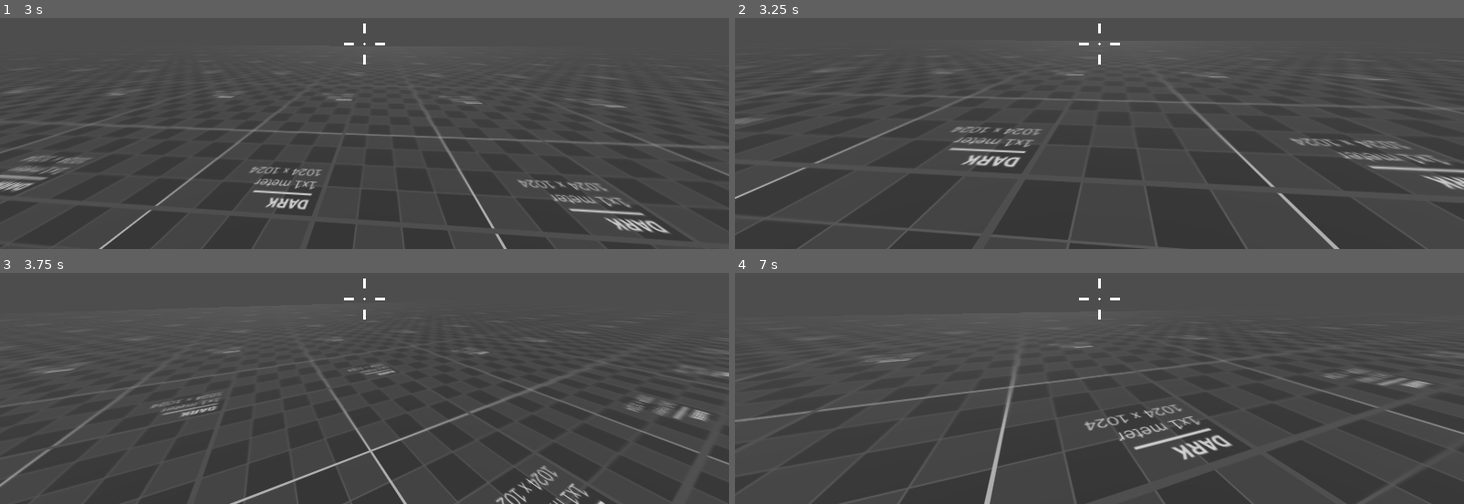
Above: before the commit, frames 1-4 (two rows, left to right).
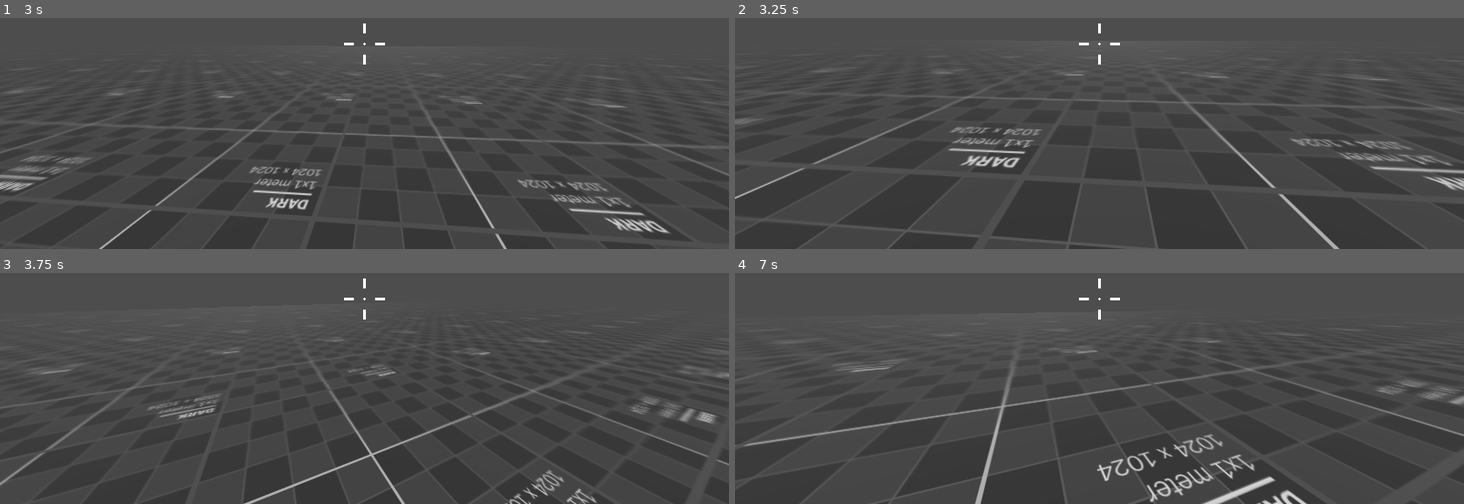
Above: after the commit, the same moments.

Repository: dairycultist/CityZoomer
Game: Godot game, scene res://level.tscn
Two runs of this game, one before a commit and one after it. Both use one fixed random seed, a clock stepped at 60 frames per second and the inputs below.
Inputs (mouse positions are in pixels of both pictures, inside the frame that each line leads up to):
- Up to frame 1 (3 s): tap Enter at 0.5 s; move the mouse to (400, 43) at 0.52 s; hold Space (jump) 0.53-1.28 s; hold W (walk_up) from 0.53 s (still down); move the mouse to (328, 45) at 1.27 s; click (328, 45) at 1.35 s; tap Space (jump) at 1.52, 1.55, 1.82 s; move the mouse to (379, 36) at 2.02 s; hold Space (jump) 2.03-2.78 s; move the mouse to (357, 50) at 2.77 s; click (357, 50) at 2.85 s
- Up to frame 2 (3.25 s): keep holding W (walk_up); tap Space (jump) at 3.02, 3.05 s
- Up to frame 3 (3.75 s): keep holding W (walk_up); tap Space (jump) at 3.32 s; move the mouse to (415, 303) at 3.52 s; hold Space (jump) from 3.53 s (still down)
- Up to frame 4 (7 s): move the mouse to (1041, 293) at 4.27 s; release Space (jump) at 4.28 s; click (1041, 293) at 4.35 s; tap Space (jump) at 4.52, 4.55, 4.82, 6.02, 6.05, 6.32 s; move the mouse to (1106, 298) at 5.02 s; hold Space (jump) 5.03-5.78 s; move the mouse to (1070, 291) at 5.77 s; release W (walk_up) at 5.78 s; hold D (walk_right) 5.78-6.53 s; click (1070, 291) at 5.85 s; move the mouse to (1135, 298) at 6.52 s; hold W (walk_up) from 6.53 s (still down); hold Space (jump) from 6.53 s (still down)

Frame 1 is identical in both runs. In frame 2, 0.6% of the frame differs, in the area x 9-100%, y 47-100%; in frame 3, 2.9%; in frame 4, 5.9%, in the area x 0-100%, y 24-100%.

Commit message:
Clean up

Diff:
--- a/level.tscn
+++ b/level.tscn
@@ -18,16 +18,15 @@
 ground_accel = 30.0
 air_accel = 18.0
 max_velocity = 3.0
-ground_friction = 15
 
-[node name="StaticBody3D" type="StaticBody3D" parent="."]
+[node name="Floor" type="StaticBody3D" parent="."]
 
-[node name="MeshInstance3D" type="MeshInstance3D" parent="StaticBody3D"]
+[node name="MeshInstance3D" type="MeshInstance3D" parent="Floor"]
 material_override = ExtResource("2_oi3di")
 mesh = SubResource("QuadMesh_qohg2")
 
-[node name="CollisionShape3D" type="CollisionShape3D" parent="StaticBody3D"]
+[node name="CollisionShape3D" type="CollisionShape3D" parent="Floor"]
 shape = SubResource("WorldBoundaryShape3D_5gx2l")
 
-[node name="DirectionalLight3D" type="DirectionalLight3D" parent="."]
+[node name="Sun" type="DirectionalLight3D" parent="."]
 transform = Transform3D(1, 0, 0, 0, 0.78552216, 0.6188335, 0, -0.6188335, 0.78552216, 0, 0, 0)
--- a/player/player.gd
+++ b/player/player.gd
@@ -4,11 +4,14 @@
 var camera_pitch := 0.0
 
 @export_group("Movement")
-@export var ground_accel: float = 25
-@export var air_accel: float = 25
-@export var max_velocity: float = 5
-@export var ground_friction := 8
-@export var jump_speed := 8
+@export var ground_accel: float      = 25
+@export var air_accel: float         = 25
+@export var max_velocity: float      = 5
+@export var ground_friction: float   = 8
+@export var jump_speed: float        = 8
+## Higher values make you lose more speed when turning; Lower values make
+## coherence lesser.
+@export var forward_coherence: float = 0.05
 
 @export_group("IK")
 @export var left_hand: Node3D
@@ -42,10 +45,9 @@
 	if is_on_floor() and (not Input.is_action_pressed("jump") or Input.mouse_mode == Input.MOUSE_MODE_VISIBLE):
 		velocity = lerp(velocity, Vector3.ZERO, ground_friction * delta)
 
-	# forward coherence
+	# forward coherence (try to align velocity with facing direction)
 	var v = Vector2(-transform.basis.z.x, -transform.basis.z.z).normalized() * Vector2(velocity.x, velocity.z).length()
-	var f = max(v.length() - max_velocity, 0) * 0.05
-	print(f)
+	var f = min(max(v.length() - max_velocity, 0) * forward_coherence, 1.0)
 	velocity.x = lerp(velocity.x, v.x, f)
 	velocity.z = lerp(velocity.z, v.y, f)
 
